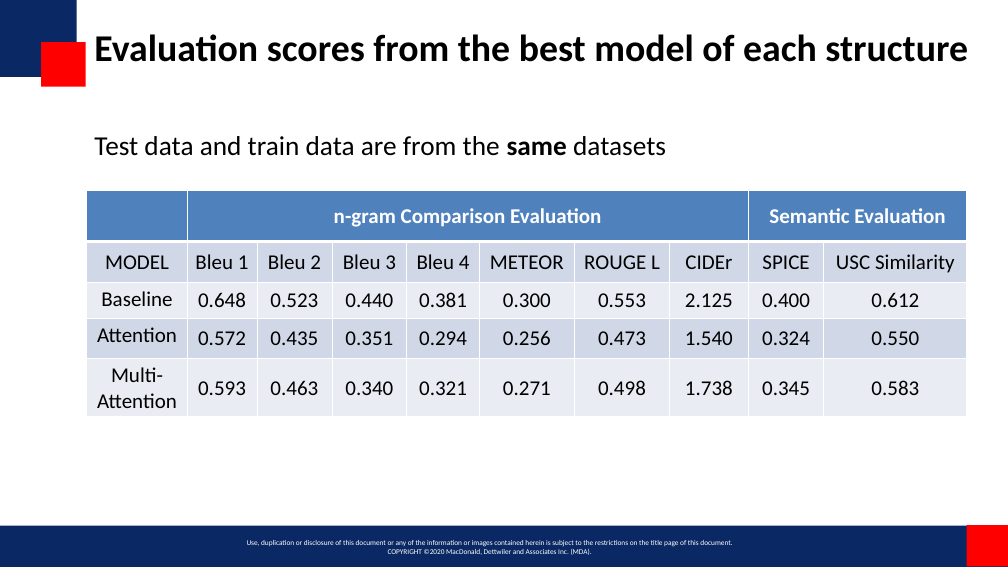
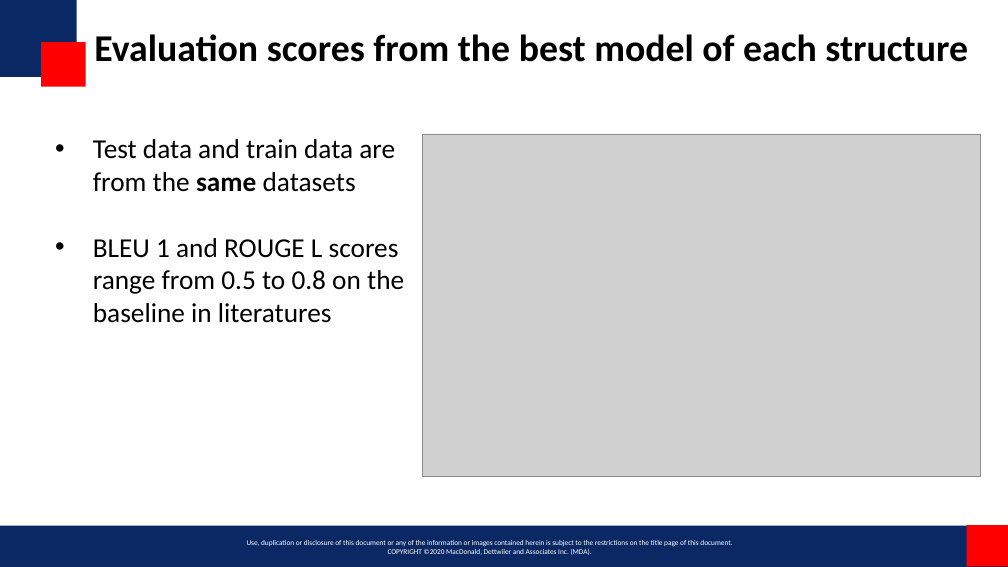
Before and after one commit to miketianchen/MDA_image_captioning, a slide deck: slide 12 of docs/final_presentation.pptx (slide 13 before the commit). Drawn at 1008x567 pixels with LibreOffice and Linux fonts; fonts in the diff are those of the drawing; grey boxes stand for pictures; background and template pictures are left out. Boxes give left, top, right and bottom in pixels: in the first picture for what was removed or moved away, otherwise in the second. Text is boxed around its words. In the diff, an @@ line names an element or a change of style, - is before the commit and + after.

Commit message:
Modified presentation slides for the data science part

```diff
--- a/docs/final_presentation.pptx
+++ b/docs/final_presentation.pptx
@@ text at <box>93,139,395,192</box>: bullet none to • @@
@@ picture added at <box>423,134,981,476</box> @@
@@ table removed at <box>87,191,967,417</box>, 5 rows, 10 columns @@
- | n-gram Comparison Evaluation |  |  |  |  |  |  | Semantic Evaluation | 
-MODEL | Bleu 1 | Bleu 2 | Bleu 3 | Bleu 4 | METEOR | ROUGE L | CIDEr | SPICE | USC Similarity
-Baseline | 0.648 | 0.523 | 0.440 | 0.381 | 0.300 | 0.553 | 2.125 | 0.400 | 0.612
-Attention | 0.572 | 0.435 | 0.351 | 0.294 | 0.256 | 0.473 | 1.540 | 0.324 | 0.550
-Multi-Attention | 0.593 | 0.463 | 0.340 | 0.321 | 0.271 | 0.498 | 1.738 | 0.345 | 0.583
@@ text at <box>93,238,404,323</box>: paragraph added @@
+• BLEU 1 and ROUGE L scores range from 0.5 to 0.8 on the baseline in literatures
```
Also in this commit, not shown: 5 other slides changed, 1 other file.
